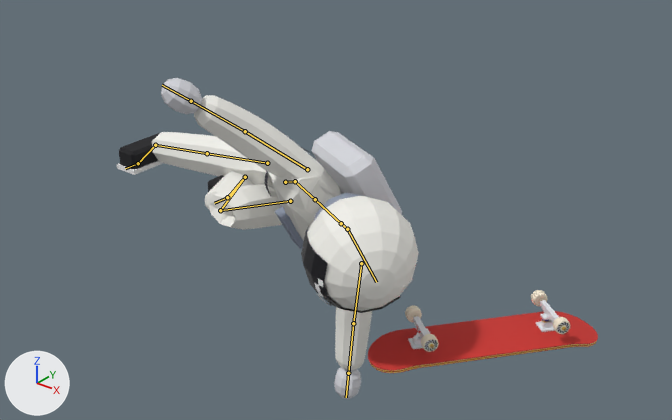
One commit to the Blender file art/lou-gnar.blend: the scene before it, then after it.
Before and after are seen from a camera (50 mm lens) standing at (2.89, -2.82, 2.12) and looking at (0.62, 0.03, 0.35). Every picture has the same lights, and +X, +Y and +Z are marked at lower left. The older version comes first. Both versions are drawn at frame 8 of the action 'slam'; the numbers are the values there. The bones that bend it are drawn over the model as lines.

Names of what the first picture shows: 'Board', 'LouGnar'.
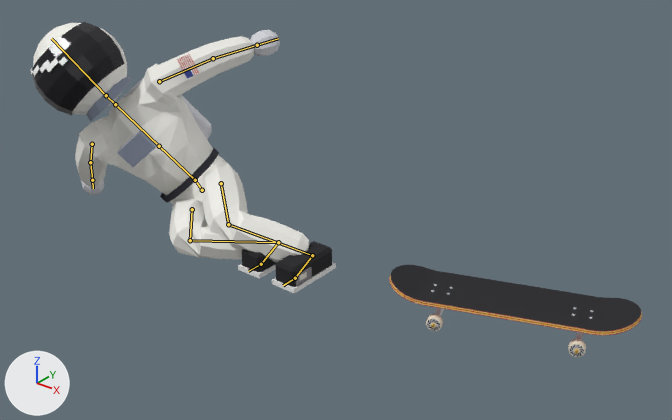
Where the change shows, as pixel boxes (x1, y1, x2, y2) in the pictures (672 x 420 px):
'LouGnar', posed (16% shorter): before (117, 78, 419, 399); after (31, 22, 336, 293)
'Board', posed (10% wider, 11% taller): before (368, 290, 598, 373); after (389, 265, 642, 357)
bone 'Hips', root to tip: before (285, 182) to (295, 181); after (202, 190) to (195, 180)
bone 'Spine', root to tip: before (295, 181) to (315, 199); after (195, 180) to (159, 146)
bone 'Head', root to tip: before (347, 229) to (376, 282); after (106, 95) to (51, 38)
bone 'LeftArm', root to tip: before (361, 263) to (353, 323); after (159, 81) to (213, 58)
bone 'RightArm', root to tip: before (307, 169) to (245, 131); after (92, 144) to (90, 162)
bone 'LeftUpLeg', root to tip: before (290, 201) to (220, 210); after (221, 183) to (228, 224)
bone 'LeftLeg', root to tip: before (220, 210) to (245, 177); after (228, 224) to (312, 255)
bone 'LeftFoot', root to tip: before (245, 177) to (227, 197); after (312, 255) to (295, 278)
bone 'RightUpLeg', root to tip: before (267, 163) to (207, 153); after (192, 209) to (190, 240)
bone 'RightLeg', root to tip: before (207, 153) to (155, 145); after (190, 240) to (278, 242)
bone 'RightFoot', root to tip: before (155, 145) to (138, 163); after (278, 242) to (261, 264)

What changed in the scene script:
```text
Change bone_hips:
    where bone_hips = bpy.data.objects['LouGnarRig'].pose.bones['Hips']
    bone_hips.location: (0.35, -0.48, 0.0) -> (-0.198, -0.677, 0.0)
    bone_hips.rotation_quaternion: (0.799, 0.102, 0.141, -0.576) -> (0.899, -0.071, 0.159, 0.402)  # degrees (0, 20, -72) -> degrees (0, 20, 48)
Change bone_spine:
    where bone_spine = bpy.data.objects['LouGnarRig'].pose.bones['Spine']  # child of 'Hips'
    bone_spine.rotation_quaternion: (0.962, 0.271, 0.005, -0.019) -> (0.974, 0.226, 0.005, -0.019)  # degrees (31, 1, -2) -> degrees (26, 1, -2)
Change bone_head:
    where bone_head = bpy.data.objects['LouGnarRig'].pose.bones['Head']  # child of 'Neck'
    bone_head.rotation_quaternion: (0.964, 0.097, 0.246, -0.025) -> (0.984, -0.096, 0.15, 0.015)  # degrees (11, 29, 0) -> degrees (-11, 17, 0)
Change bone_leftarm:
    where bone_leftarm = bpy.data.objects['LouGnarRig'].pose.bones['LeftArm']  # child of 'Spine1'
    bone_leftarm.rotation_quaternion: (0.671, -0.565, -0.309, -0.367) -> (0.808, 0.481, 0.174, -0.293)  # degrees (-72, -56, -15) -> degrees (55, 34, -22)
Change bone_rightarm:
    where bone_rightarm = bpy.data.objects['LouGnarRig'].pose.bones['RightArm']  # child of 'Spine1'
    bone_rightarm.rotation_quaternion: (0.679, -0.516, 0.316, 0.416) -> (0.768, 0.51, -0.214, 0.323)  # degrees (-59, 59, 28) -> degrees (59, -41, 22)
Change bone_leftupleg:
    where bone_leftupleg = bpy.data.objects['LouGnarRig'].pose.bones['LeftUpLeg']  # child of 'Hips'
    bone_leftupleg.rotation_quaternion: (0.483, -0.665, 0.543, -0.171) -> (0.896, -0.432, -0.027, -0.103)  # degrees (-120, 17, -68) -> degrees (-51, -8, -9)
Change bone_leftleg:
    where bone_leftleg = bpy.data.objects['LouGnarRig'].pose.bones['LeftLeg']  # child of 'LeftUpLeg'
    bone_leftleg.rotation_quaternion: (0.022, 0.938, -0.319, 0.135) -> (0.741, 0.554, 0.378, 0.027)  # degrees (-177, -16, -38) -> degrees (83, 32, 33)
Change bone_leftfoot:
    where bone_leftfoot = bpy.data.objects['LouGnarRig'].pose.bones['LeftFoot']  # child of 'LeftLeg'
    bone_leftfoot.rotation_quaternion: (0.723, -0.605, 0.298, -0.149) -> (0.802, -0.27, -0.477, 0.239)  # degrees (-85, 15, -37) -> degrees (-59, -40, 56)
Change bone_rightupleg:
    where bone_rightupleg = bpy.data.objects['LouGnarRig'].pose.bones['RightUpLeg']  # child of 'Hips'
    bone_rightupleg.rotation_quaternion: (0.983, 0.03, 0.162, 0.079) -> (0.854, -0.502, -0.064, -0.12)  # degrees (5, 18, 10) -> degrees (-60, -13, -8)
Change bone_rightleg:
    where bone_rightleg = bpy.data.objects['LouGnarRig'].pose.bones['RightLeg']  # child of 'RightUpLeg'
    bone_rightleg.rotation_quaternion: (1.0, 0.015, -0.013, -0.003) -> (0.519, 0.687, 0.507, 0.039)  # degrees (2, -1, 0) -> degrees (121, 28, 57)
Change bone_rightfoot:
    where bone_rightfoot = bpy.data.objects['LouGnarRig'].pose.bones['RightFoot']  # child of 'RightLeg'
    bone_rightfoot.rotation_quaternion: (0.761, -0.039, 0.58, -0.29) -> (0.726, -0.461, -0.457, 0.228)  # degrees (-51, 59, -72) -> degrees (-80, -27, 58)
Change bone_board:
    where bone_board = bpy.data.objects['LouGnarRig'].pose.bones['Board']
    bone_board.location: (0.0, 1.4, -0.09) -> (0.0, 1.496, 0.12)
    bone_board.rotation_quaternion: (0.0, -0.435, 0.9, 0.0) -> (0.985, 0.0, 0.0, 0.173)  # degrees (0, 180, 52) -> degrees (0, 0, 20)
```
